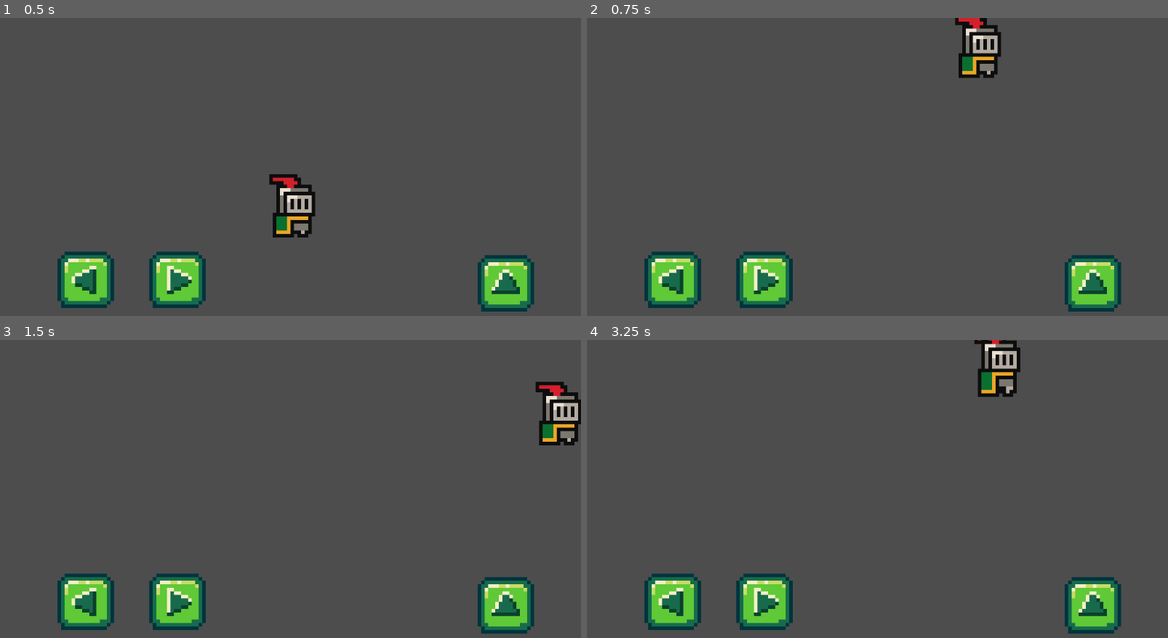
Above: before the commit, frames 1-4 (two rows, left to right).
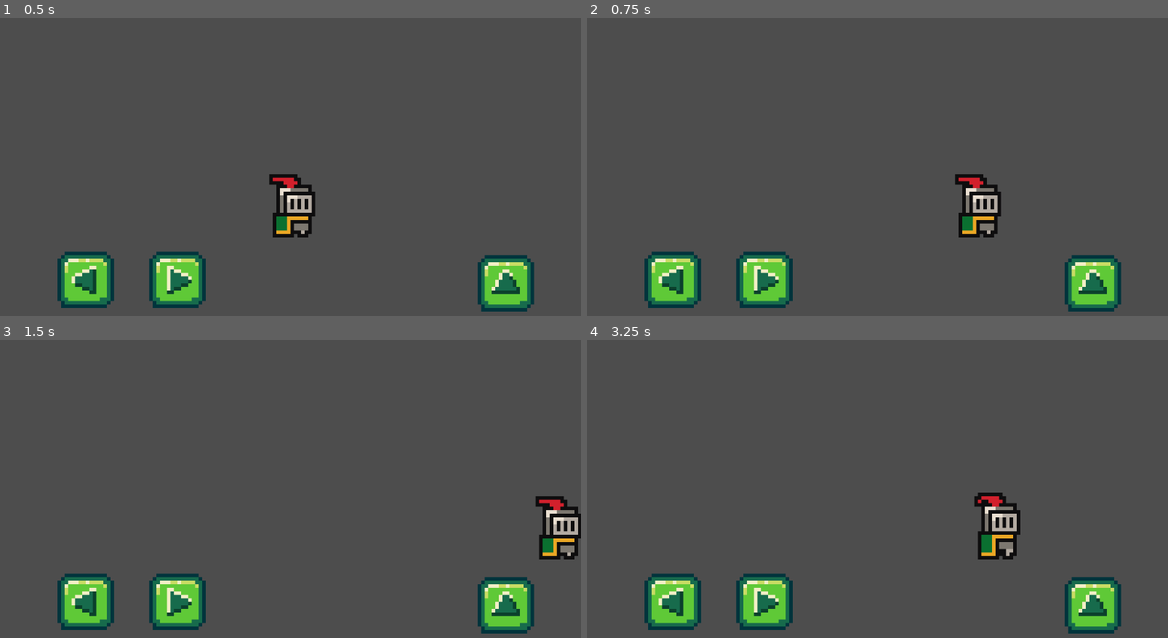
Above: after the commit, the same moments.

Repository: Thisishemmit/Colonular
Game: Godot game, scene res://scenes/main.tscn
Same seed, same stepped clock (60 frames per second), same inputs: the game is played once before the commit and once after it.
Inputs:
- Up to frame 1 (0.5 s): no input
- Up to frame 2 (0.75 s): tap Enter (ui_accept) at 0.5, 0.6 s; hold Right (ui_right) from 0.53 s (still down)
- Up to frame 3 (1.5 s): keep holding Right (ui_right); tap Enter (ui_accept) at 0.77, 1.07, 1.35 s
- Up to frame 4 (3.25 s): tap Enter (ui_accept) at 1.52, 1.82, 2.1, 2.85, 3.02 s; release Right (ui_right) at 2.03 s; hold Left (ui_left) 2.03-2.78 s; hold Right (ui_right) from 2.78 s (still down)

Frame 1 is identical in both runs. In frame 2, 2.6% of the frame differs, in the area x 63-72%, y 0-74%; in frame 3, 2.7%, in the area x 92-100%, y 13-74%; in frame 4, 2.7%.

Commit message:
btns added

Diff:
--- a/project.godot
+++ b/project.godot
@@ -15,6 +15,10 @@
 config/features=PackedStringArray("4.2", "Forward Plus")
 config/icon="res://icon.svg"
 
+[input_devices]
+
+pointing/emulate_touch_from_mouse=true
+
 [rendering]
 
 textures/canvas_textures/default_texture_filter=0
--- a/scenes/main.tscn
+++ b/scenes/main.tscn
@@ -19,6 +19,24 @@
 [node name="Camera2D" type="Camera2D" parent="."]
 zoom = Vector2(7, 7)
 
+[node name="left_btn" type="TouchScreenButton" parent="Camera2D"]
+position = Vector2(-66, 20)
+texture_normal = ExtResource("2_rl47j")
+texture_pressed = ExtResource("3_d5r7m")
+action = "ui_left"
+
+[node name="right_btn" type="TouchScreenButton" parent="Camera2D"]
+position = Vector2(-40, 20)
+texture_normal = ExtResource("4_ehpb0")
+texture_pressed = ExtResource("5_xy6ok")
+action = "ui_right"
+
+[node name="up_btn" type="TouchScreenButton" parent="Camera2D"]
+position = Vector2(53, 21)
+texture_normal = ExtResource("6_xuxqo")
+texture_pressed = ExtResource("7_3qehd")
+action = "ui_up"
+
 [node name="StaticBody2D" type="StaticBody2D" parent="."]
 
 [node name="CollisionShape2D" type="CollisionShape2D" parent="StaticBody2D"]
@@ -37,18 +55,3 @@
 position = Vector2(66, 0)
 rotation = -1.5708
 shape = SubResource("WorldBoundaryShape2D_3hgym")
-
-[node name="left_btn" type="TouchScreenButton" parent="."]
-position = Vector2(-66, 20)
-texture_normal = ExtResource("2_rl47j")
-texture_pressed = ExtResource("3_d5r7m")
-
-[node name="right_btn" type="TouchScreenButton" parent="."]
-position = Vector2(-40, 20)
-texture_normal = ExtResource("4_ehpb0")
-texture_pressed = ExtResource("5_xy6ok")
-
-[node name="up_btn" type="TouchScreenButton" parent="."]
-position = Vector2(53, 21)
-texture_normal = ExtResource("6_xuxqo")
-texture_pressed = ExtResource("7_3qehd")
--- a/scripts/player.gd
+++ b/scripts/player.gd
@@ -14,7 +14,7 @@
 		velocity.y += gravity * delta
 
 	# Handle jump.
-	if Input.is_action_just_pressed("ui_accept") and is_on_floor():
+	if Input.is_action_just_pressed("ui_up") and is_on_floor():
 		velocity.y = JUMP_VELOCITY
 
 	# Get the input direction and handle the movement/deceleration.
